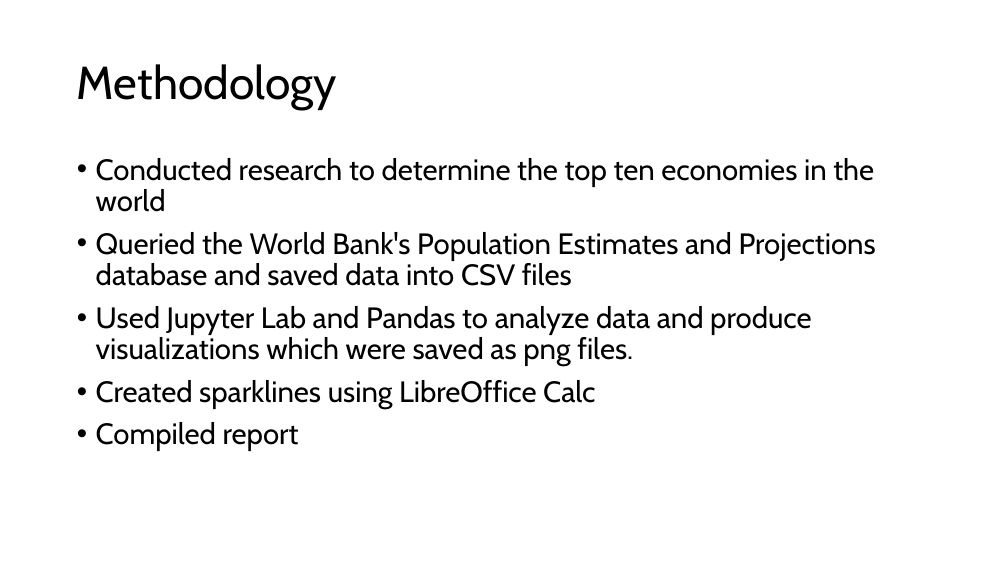
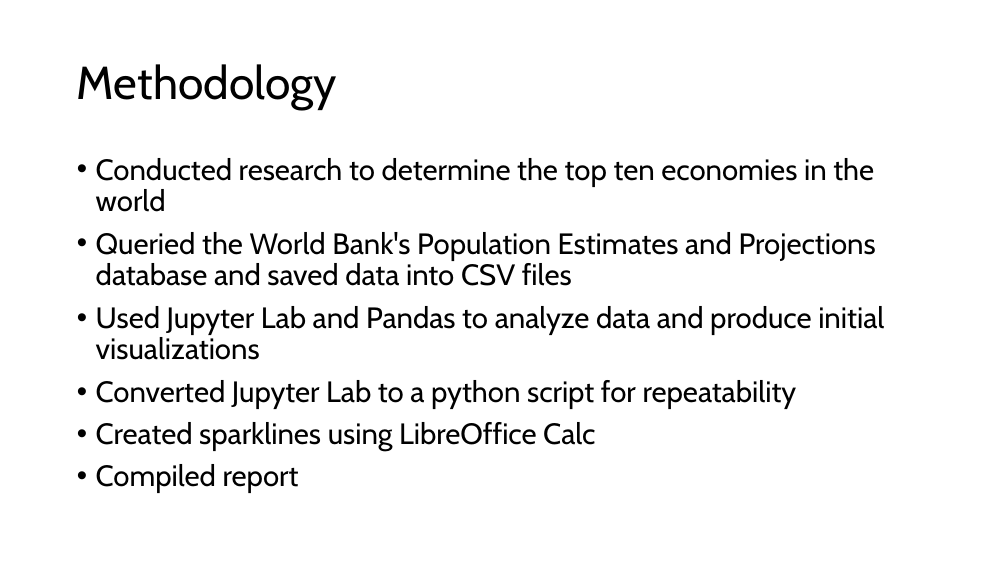
Before and after one commit to wwwinters/MSDS-670-MidTerm-Project, a slide deck: slide 3 of documents/Winters_MidTermProject.pptx. Drawn at 1008x567 pixels with LibreOffice and Linux fonts; fonts in the diff are those of the drawing. Boxes give left, top, right and bottom in pixels: in the first picture for what was removed or moved away, otherwise in the second. Text is boxed around its words. In the diff, an @@ line names an element or a change of style, - is before the commit and + after.

```diff
--- a/documents/Winters_MidTermProject.pptx
+++ b/documents/Winters_MidTermProject.pptx
@@ text at bbox=[96, 306, 884, 409]: text changed @@
-• Used Jupyter Lab and Pandas to analyze data and produce visualizations which were saved as png files.
+• Used Jupyter Lab and Pandas to analyze data and produce initial visualizations
+• Converted Jupyter Lab to a python script for repeatability
```
Also in this commit, not shown: 2 other slides changed, 6 other files.
